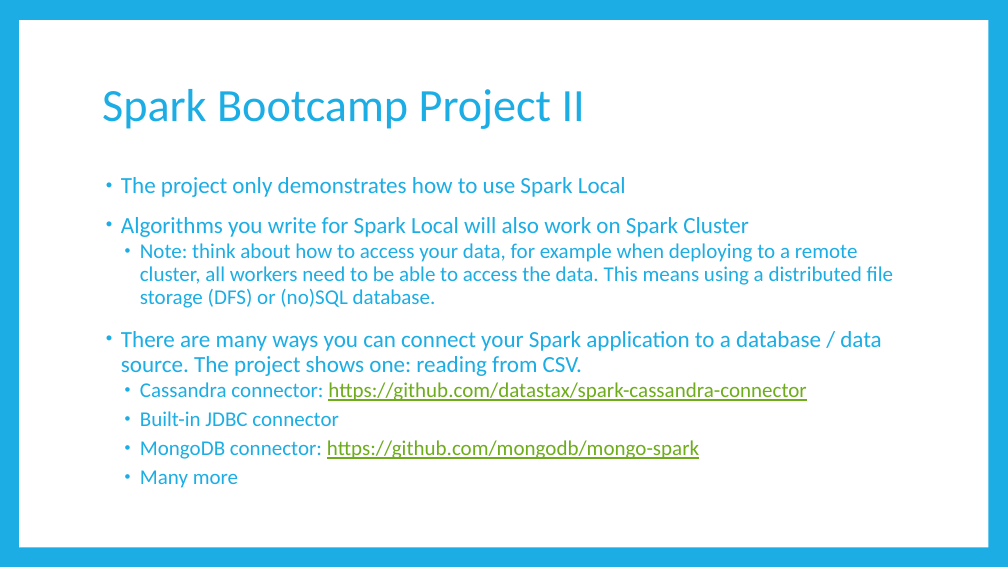
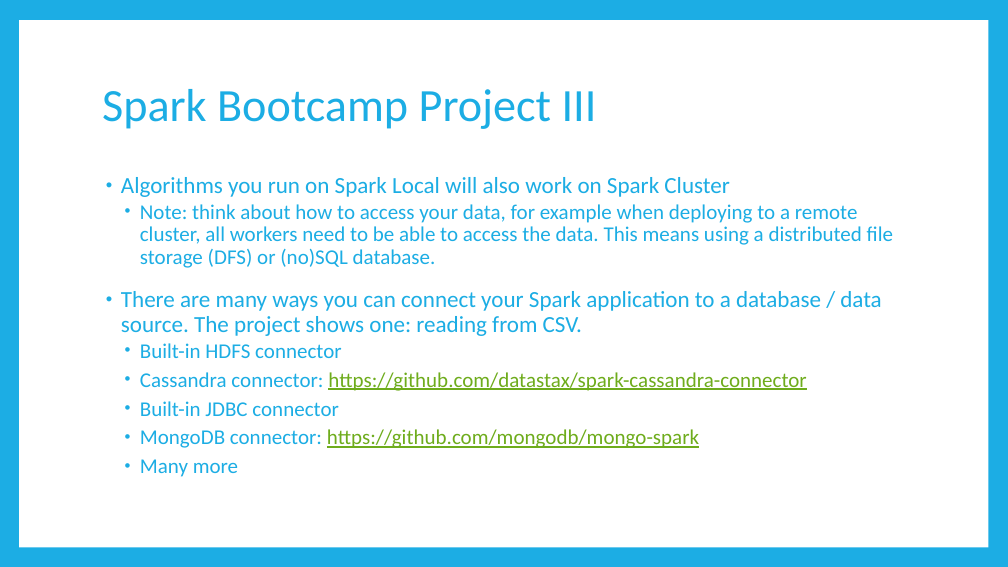
Before and after one commit to BrianSetz/spark-bootcamp, a slide deck: slide 10 of slides/Apache Spark Bootcamp.pptx (slide 9 before the commit). Drawn at 1008x567 pixels with LibreOffice and Linux fonts; fonts in the diff are those of the drawing. Boxes give left, top, right and bottom in pixels: in the first picture for what was removed or moved away, otherwise in the second. Text is boxed around its words. In the diff, an @@ line names an element or a change of style, - is before the commit and + after.

```diff
--- a/slides/Apache Spark Bootcamp.pptx
+++ b/slides/Apache Spark Bootcamp.pptx
@@ title at (102, 89, 597, 129): text changed @@
-Spark Bootcamp Project II
+Spark Bootcamp Project III
@@ text at (121, 177, 729, 197): text changed @@
-• The project only demonstrates how to use Spark Local
-• Algorithms you write for Spark Local will also work on Spark Cluster
+• Algorithms you run on Spark Local will also work on Spark Cluster
@@ text at (140, 343, 341, 358): paragraph added @@
+  • Built-in HDFS connector
```
Also in this commit, not shown: 8 other slides changed, 5 slides added, 2 other files.
